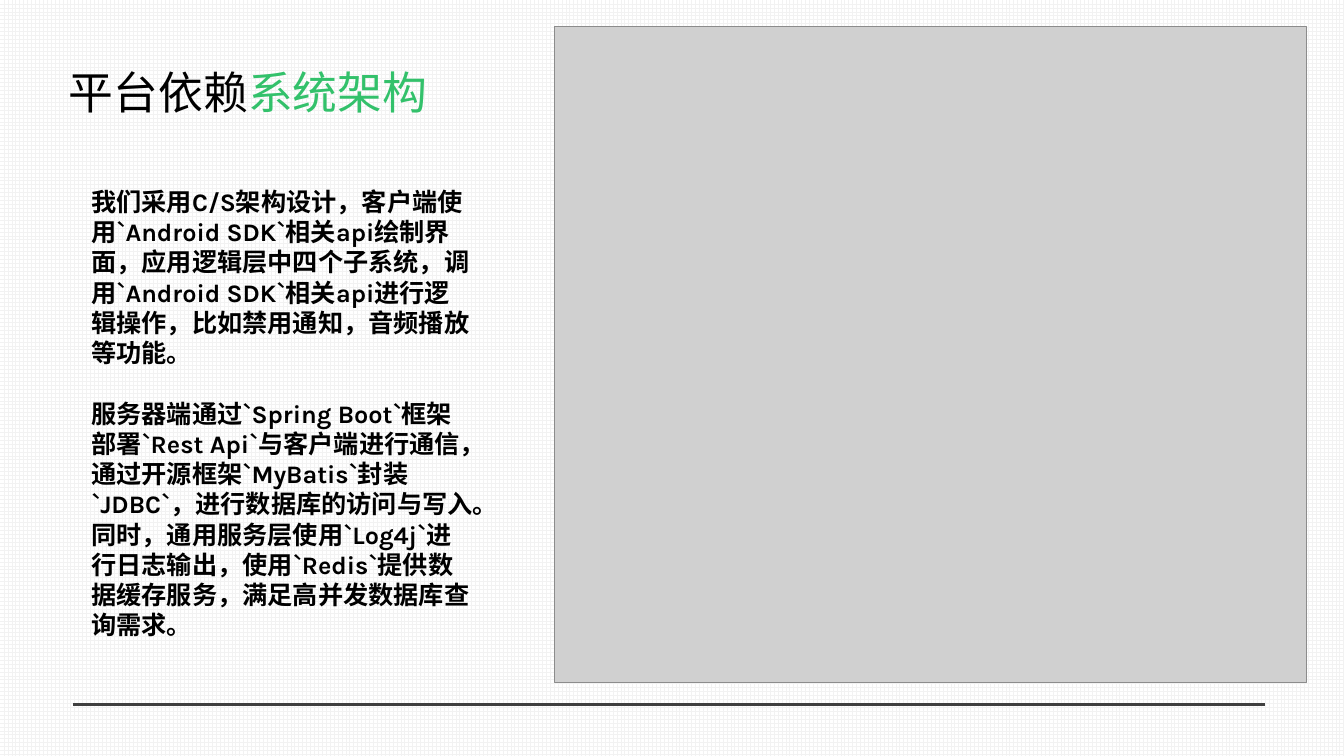
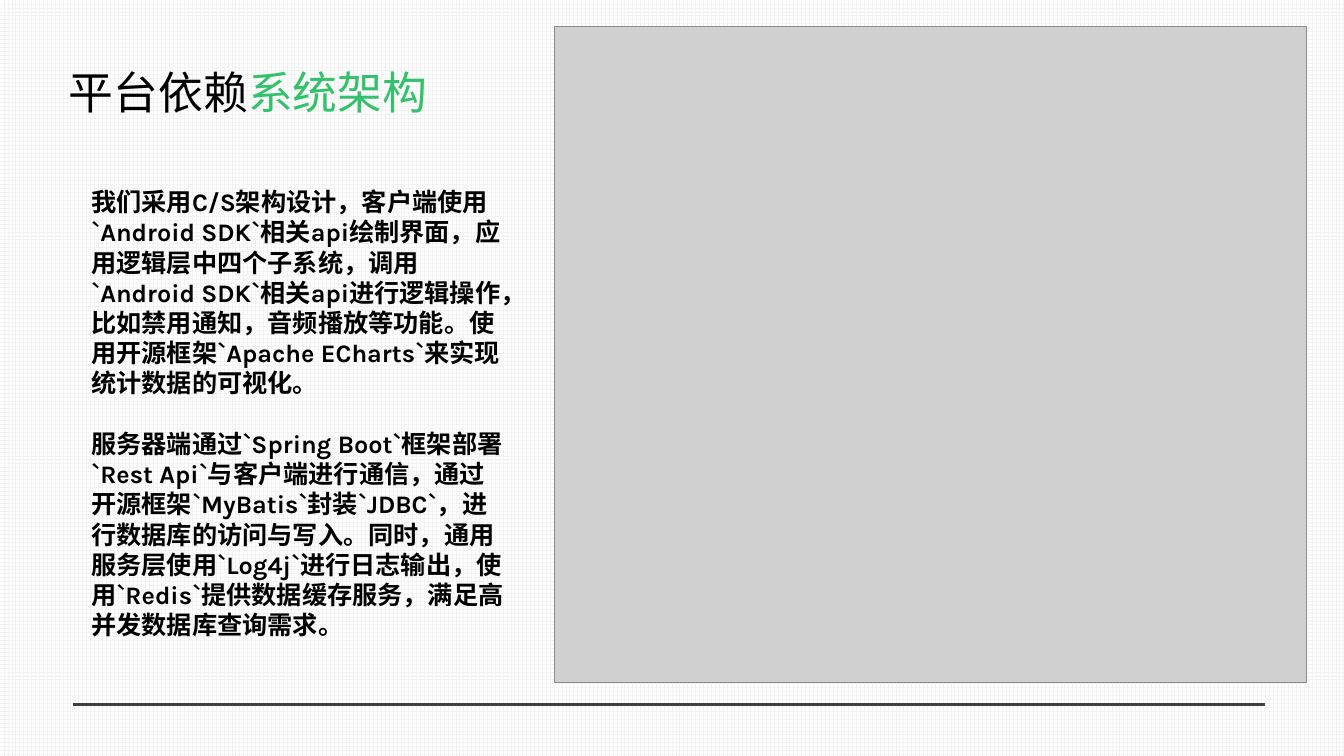
Before and after one commit to luxingzhi27/Tongji_SAD_2023_project, a slide deck: slide 6 of assignment3/期末展示.pptx (slide 5 before the commit). Drawn at 1344x756 pixels with LibreOffice and Linux fonts; fonts in the diff are those of the drawing; grey boxes stand for pictures. Boxes give left, top, right and bottom in pixels: in the first picture for what was removed or moved away, otherwise in the second. Text is boxed around its words. In the diff, an @@ line names an element or a change of style, - is before the commit and + after.

```diff
--- a/assignment3/期末展示.pptx
+++ b/assignment3/期末展示.pptx
@@ text at <box>91,189,525,395</box>: text changed @@
-我们采用C/S架构设计，客户端使用`Android SDK`相关api绘制界面，应用逻辑层中四个子系统，调用`Android SDK`相关api进行逻辑操作，比如禁用通知，音频播放等功能。
+我们采用C/S架构设计，客户端使用`Android SDK`相关api绘制界面，应用逻辑层中四个子系统，调用`Android SDK`相关api进行逻辑操作，比如禁用通知，音频播放等功能。使用开源框架`Apache ECharts`来实现统计数据的可视化。
```
Also in this commit, not shown: 1 slide added.
